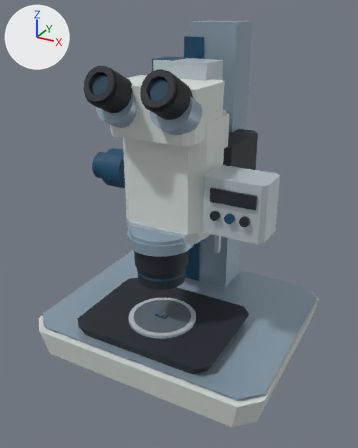
A saved change to the glTF model public/equipment/12-01/zeiss-discovery-v12.glb.
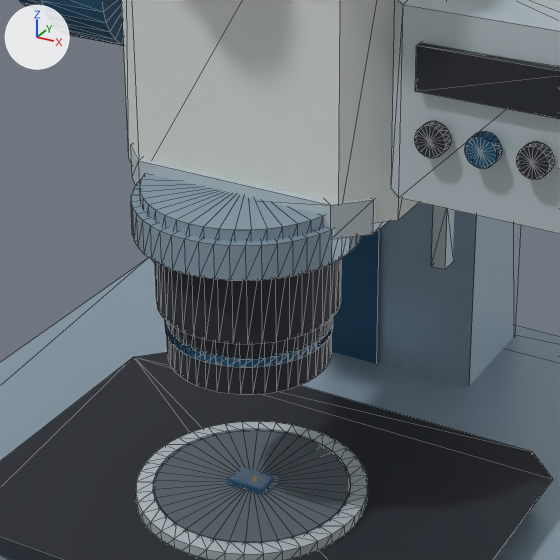
Each version is shown whole from a camera (50 mm lens) standing at (0.264, -0.517, 0.406) and looking at (0.001, -0.038, 0.167), then close up on the part from 25% to 70% of the width and 39% to 75% of the height. Lighting does not change. The marker at upper left points along +X, +Y and +Z. The last two pictures show the newer version. The close-ups show mesh edges as thin lines. Vertices at exactly the same position are counted once.

Script lines for the objects in view, before the commit:
```python
me_aux_control = bpy.data.meshes.new('aux_control')
me_aux_control.from_pydata(...)  # 24 vertices, 40 faces; spans x 0.056..0.124, y -0.095..-0.048, z 0.1905..0.2515
# faces by material slot: [28, 12]
me_aux_control.materials.append(mat_silver)  # light grey #c6d2d7
me_aux_control.materials.append(mat_ink)  # dark blue #1e242d
me_objective = bpy.data.meshes.new('objective')
me_objective.from_pydata(...)  # 692 vertices, 1368 faces; spans x -0.035..0.035, y -0.114..-0.044, z 0.114..0.177
# faces by material slot: [696, 176, 352, 144]
me_objective.materials.append(mat_ink)  # dark blue #1e242d
me_objective.materials.append(mat_steel)  # greyish blue #95aab9
me_objective.materials.append(mat_blue)  # dark blue #0e4869
me_objective.materials.append(mat_display)  # dark blue #164056
me_zoom_body = bpy.data.meshes.new('zoom_body')
me_zoom_body.from_pydata(...)  # 130 vertices, 248 faces; spans x -0.0515..0.0515, y -0.117..-0.004, z 0.161..0.2995
# faces by material slot: [28, 28, 192]
me_zoom_body.materials.append(mat_enamel)  # light grey #d7deda
me_zoom_body.materials.append(mat_silver)  # light grey #c6d2d7
me_zoom_body.materials.append(mat_steel)  # greyish blue #95aab9
ob_aux_control = bpy.data.objects.new('aux_control', me_aux_control)
ob_aux_control.location = (0.0, 0.0, 0.0)
ob_objective = bpy.data.objects.new('objective', me_objective)
ob_objective.location = (0.0, 0.0, 0.0)
ob_zoom_body = bpy.data.objects.new('zoom_body', me_zoom_body)
ob_zoom_body.location = (0.0, 0.0, 0.0)
# also in view: 'stage' at (0.0, -0.075, 0.052); 'base' at (0.0, -0.025, 0.024); 'zoom_control' at (0.089, -0.095, 0.213); 'column' at (-0.003, 0.065, 0.215); 'ruler' at (0.0, -0.079, 0.062)
```
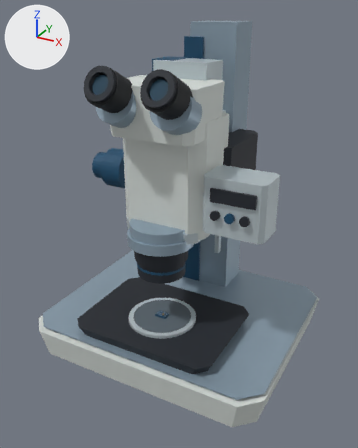
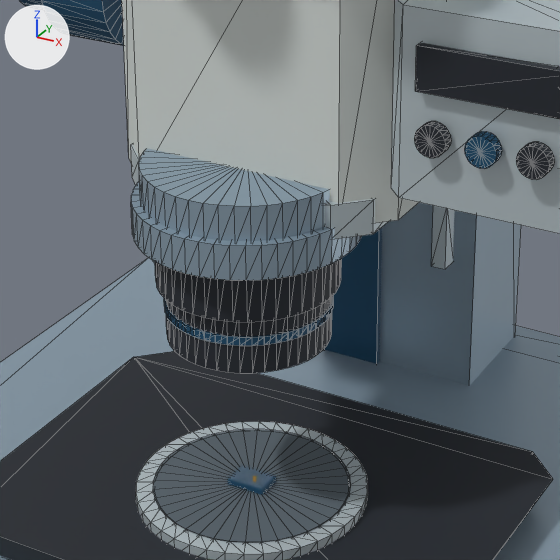
Commit message: Anchor front objective rim to the nominal 60 mm working gap

Diff of the bpy script that builds the scene:
```diff
--- a/public/equipment/12-01/zeiss-discovery-v12.glb.py
+++ b/public/equipment/12-01/zeiss-discovery-v12.glb.py
@@ me_objective @@
 # used by ob_objective; location = (0.0, 0.0, 0.0)
-me_objective.from_pydata(...)  # 692 vertices, 1368 faces; spans x -0.035..0.035, y -0.114..-0.044, z 0.114..0.177
+me_objective.from_pydata(...)  # 692 vertices, 1368 faces; spans x -0.035..0.035, y -0.114..-0.044, z 0.122..0.185
+# me_objective part 1: the whole mesh is moved by (0.0, 0.0, 0.008)
 me_objective.materials.append(mat_ink)
```

Changed parts and their boxes [x1, y1, x2, y2] in the close-ups (560 x 560 px):
'objective', moved
    before: [140, 173, 342, 394]
    after: [139, 148, 342, 373]
